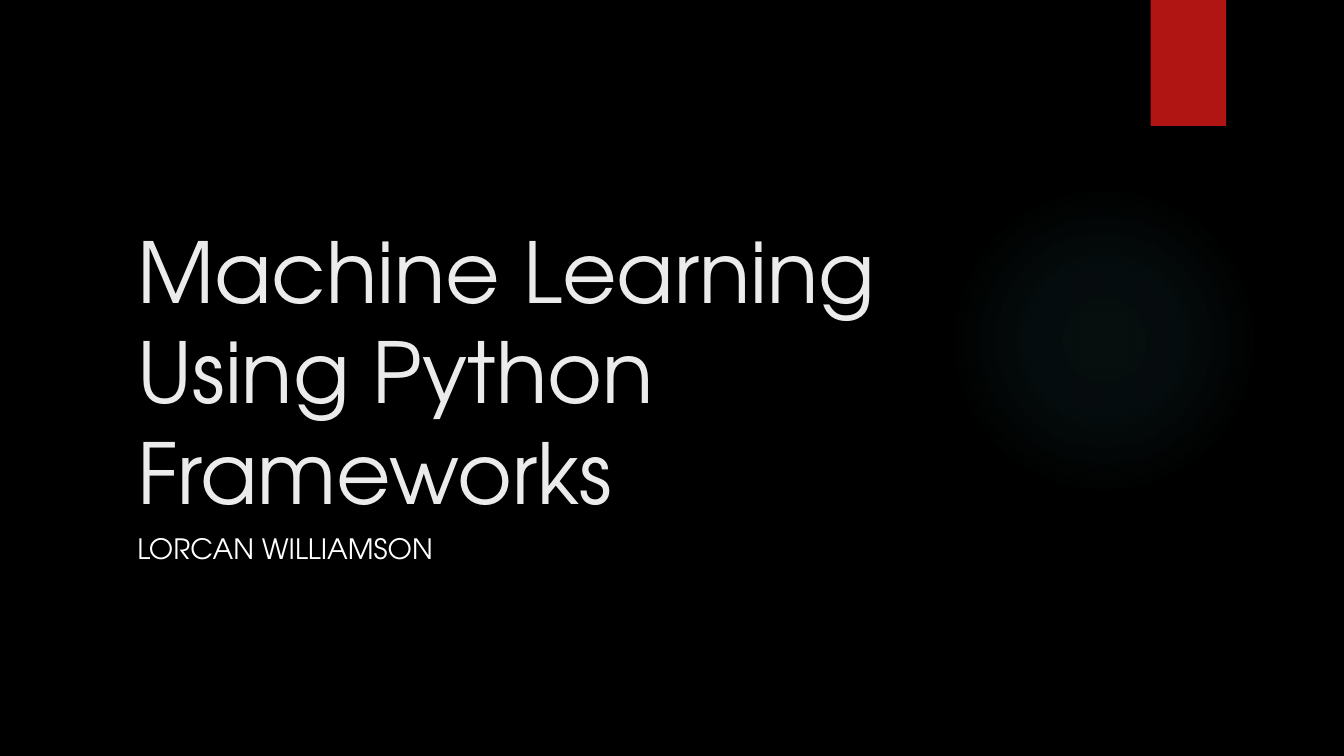
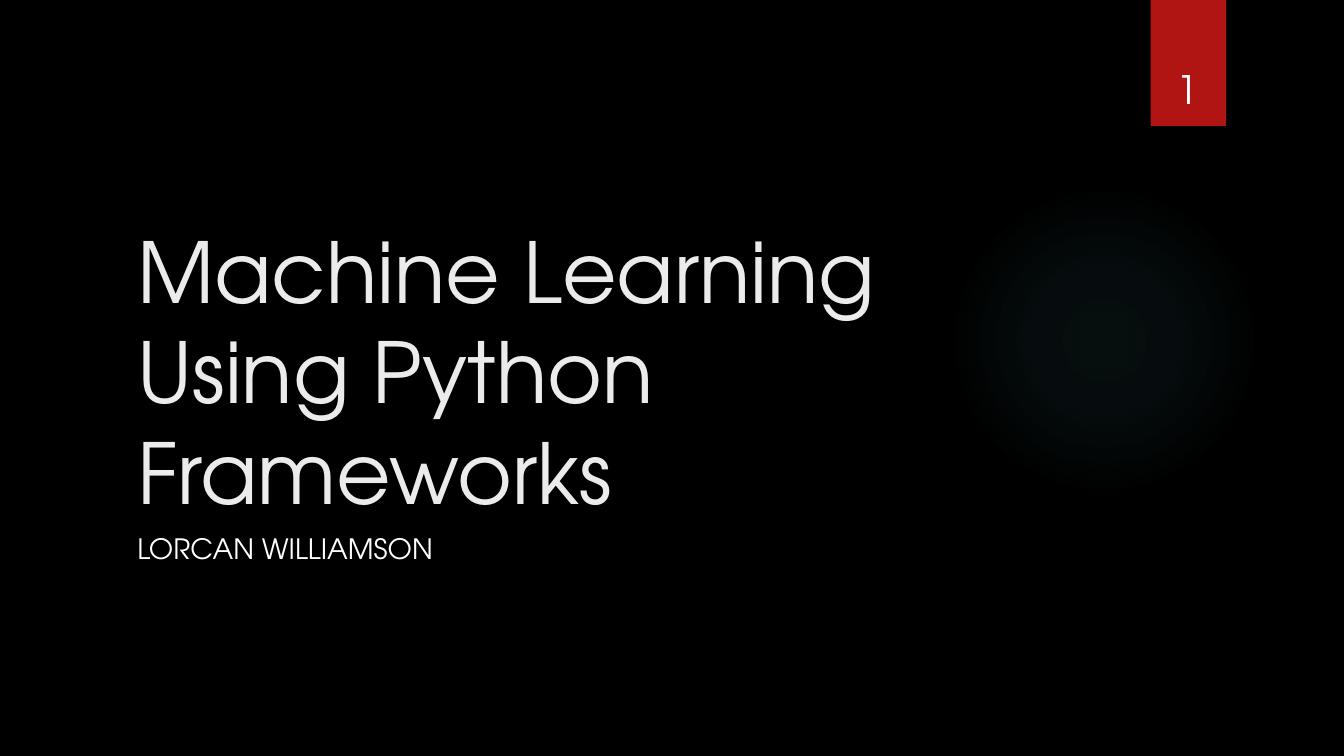
Before and after one commit to BladesOfBaconIV/finalYearProject, a slide deck: slide 1 of documents/interim-presentation/Machine Learning Using Python Frameworks.pptx. Drawn at 1344x756 pixels with LibreOffice and Linux fonts; fonts in the diff are those of the drawing; background and template pictures are left out. Boxes give left, top, right and bottom in pixels: in the first picture for what was removed or moved away, otherwise in the second. Text is boxed around its words. In the diff, an @@ line names an element or a change of style, - is before the commit and + after.

```diff
--- a/documents/interim-presentation/Machine Learning Using Python Frameworks.pptx
+++ b/documents/interim-presentation/Machine Learning Using Python Frameworks.pptx
@@ page number added at (1177,75,1199,104), 28 pt, text #FFFFFF @@
+1
```
Also in this commit, not shown: 7 other slides changed, 2 slides added, 1 other file.
